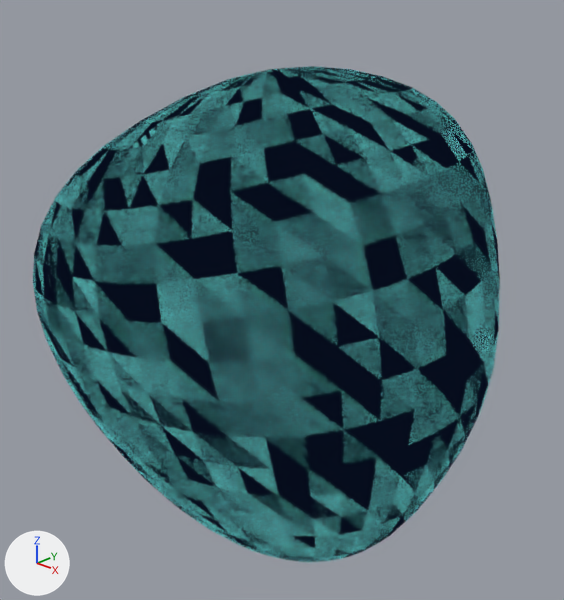
What one commit did to the Blender file assets/icon.blend.
Both versions are drawn from a 50 mm camera at (2.72, -2.89, 1.68) aimed at (-1.64, 1.75, -0.96). Arrows for +X, +Y and +Z are at lower left; the lights stay in place. The older version comes first.

The scene before the commit, as lines of its bpy script (objects in view):
```python
me_sphere = bpy.data.meshes.new('Sphere')
me_sphere.from_pydata(...)  # 1106 vertices, 1152 faces; spans x -1.04..1.26, y -1.32..1.41, z -1.24..1.35
me_sphere.polygons.foreach_set('use_smooth', [True] * 1152)
me_sphere.materials.append(mat_toon)
me_sphere.materials.append(mat_outline)
ob_sphere = bpy.data.objects.new('Sphere', me_sphere)
ob_sphere.location = (0.0, 0.0, 0.0)
ob_sphere.scale = (0.912, 0.912, 0.912)
_m = ob_sphere.modifiers.new('Outline', 'SOLIDIFY')
_m.thickness = 0.0
_m.offset = 1.0
_m.material_offset = 1
_m.use_rim = False
_m.use_flip_normals = True
```
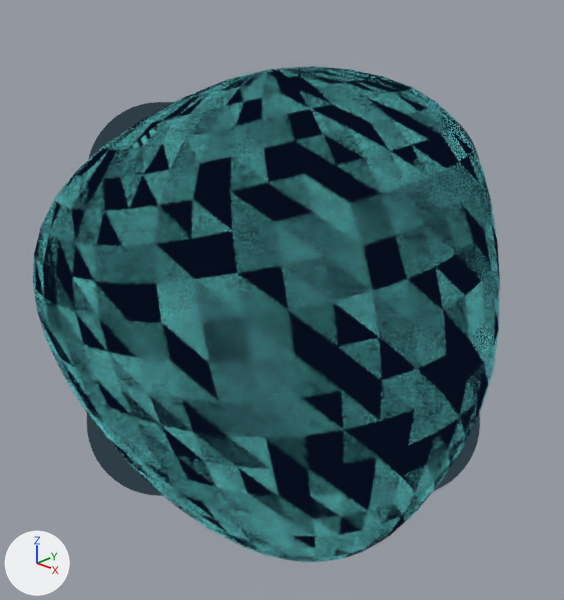
What differs and where, as boxes (x1, y1, x2, y2) in the pictures (564 x 600 px):
'Bg', added: after (87, 102, 480, 496)

Edits to the bpy script that builds the scene:
```text
Add mat_bg:
    mat_bg = bpy.data.materials.new('Bg')
    # nodes: Mapping, OutputMaterial, TexCoord, TexGradient, ValToRGB
    # colours: dark blue #2f3e46
Add ob_bg:
    ob_bg = bpy.data.objects.new('Bg', me_plane_001.copy())  # the mesh of ob_bg
    ob_bg.location = (-2.529, 2.712, -1.498)
    ob_bg.rotation_euler = (1.955, 0.0, -2.391)  # degrees (112, 0, -137)
    ob_bg.scale = (2.09, 2.09, 2.09)
    _m = ob_bg.modifiers.new('Bevel', 'BEVEL')
    _m.width = 0.37
    _m.width_pct = 0.37
    _m.segments = 18
    _m.affect = 'VERTICES'
```
